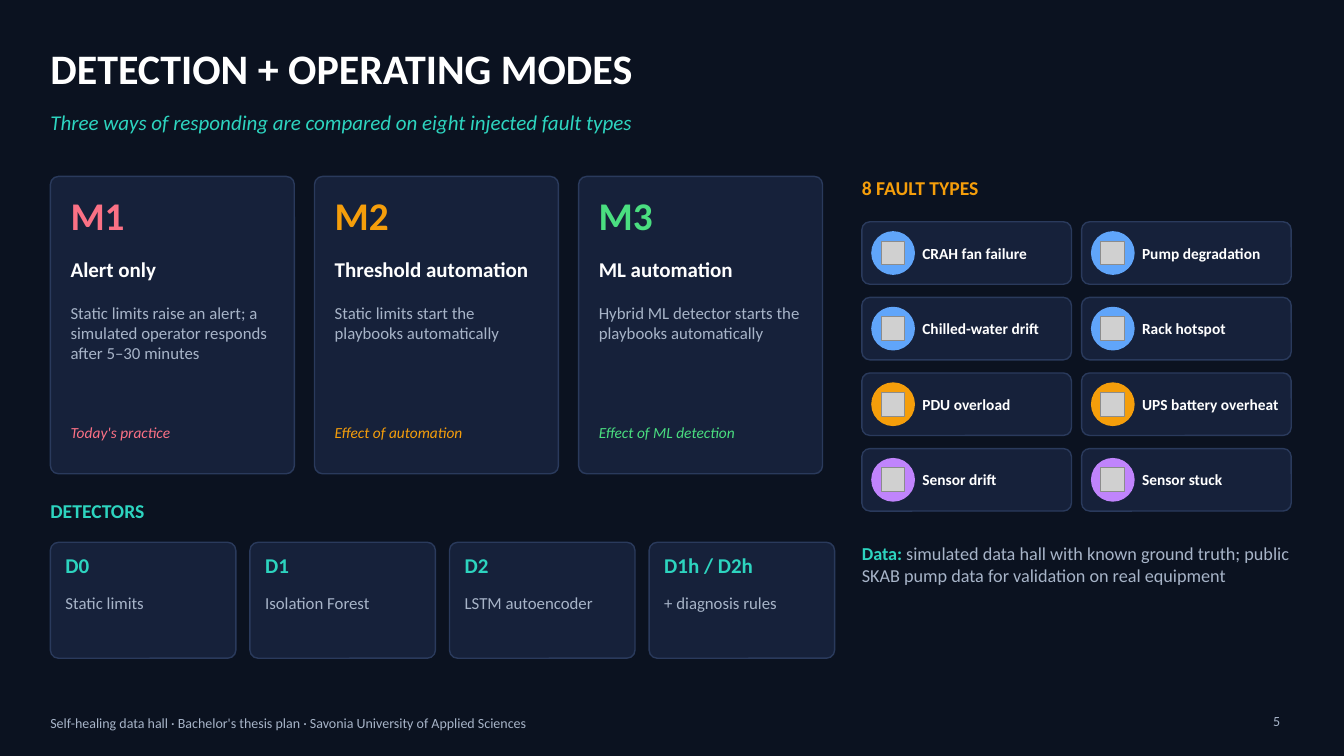
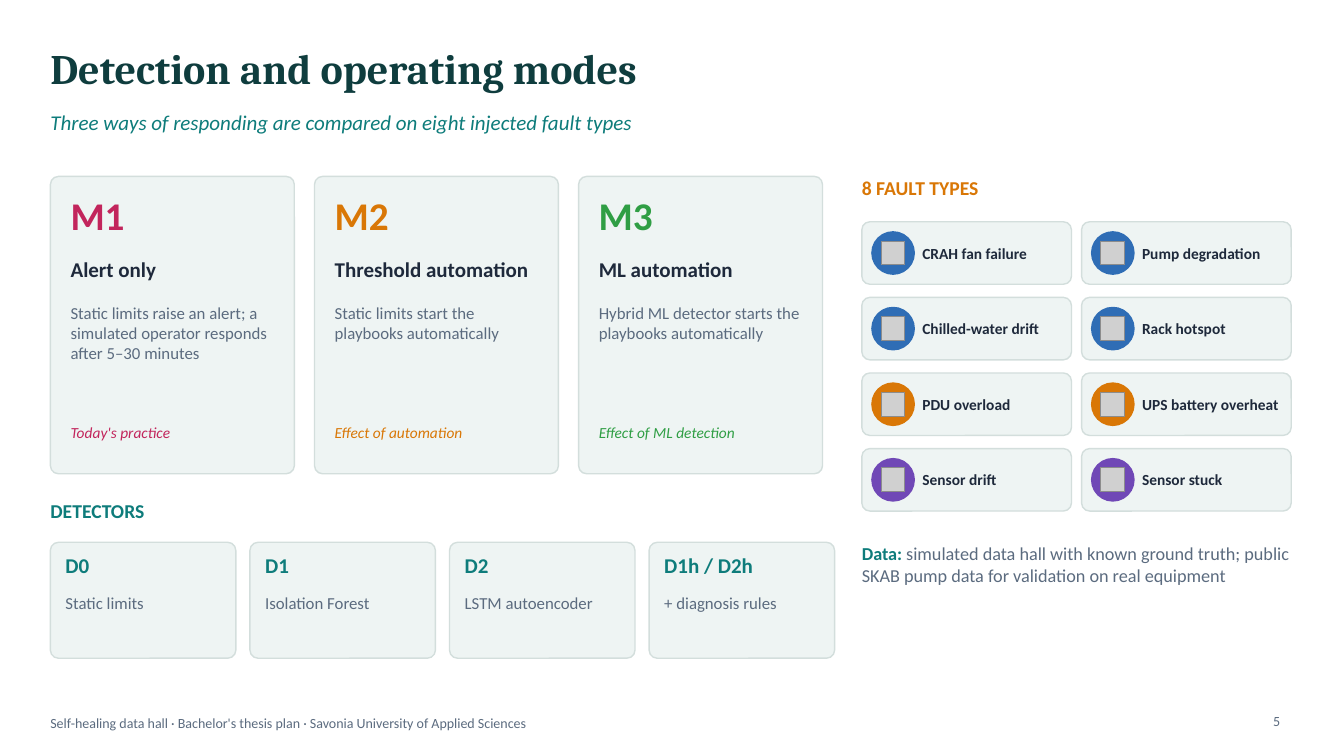
Before and after one commit to mazharulmd/iot-thesis, a slide deck: slide 5 of thesis/plan/project-plan.pptx. Drawn at 1344x756 pixels with LibreOffice and Linux fonts; fonts in the diff are those of the drawing; grey boxes stand for pictures. Boxes give left, top, right and bottom in pixels: in the first picture for what was removed or moved away, otherwise in the second. Text is boxed around its words. In the diff, an @@ line names an element or a change of style, - is before the commit and + after.

```diff
--- a/thesis/plan/project-plan.pptx
+++ b/thesis/plan/project-plan.pptx
@@ background #0B1220 to #FFFFFF @@
@@ title at bbox=[50, 55, 637, 94]: text changed; font Calibri to Cambria; text colour #FFFFFF to #0F3D3E @@
-DETECTION + OPERATING MODES
+Detection and operating modes
@@ text colour #F59E0B to #D97706 in 3 elements at bbox=[335, 204, 389, 230], bbox=[335, 427, 462, 440], bbox=[862, 181, 978, 195] @@
@@ text "M1" at bbox=[71, 204, 125, 230]: text colour #FB7185 to #C2255C @@
@@ text "M3" at bbox=[599, 204, 653, 231]: text colour #4ADE80 to #2F9E44 @@
@@ fill #60A5FA to #2F6DB5; outline #60A5FA 1 pt to #2F6DB5 1 pt in 4 elements at bbox=[872, 232, 914, 274], bbox=[1092, 232, 1134, 274], bbox=[872, 308, 914, 350], bbox=[1092, 308, 1134, 350] @@
@@ ellipse at bbox=[872, 383, 914, 425]: fill #F59E0B to #D97706; outline #F59E0B 1 pt to #D97706 1 pt @@
@@ ellipse at bbox=[1092, 383, 1134, 425]: fill #F59E0B to #D97706; outline #F59E0B 1 pt to #D97706 1 pt @@
@@ text "Today's practice" at bbox=[71, 427, 170, 441]: text colour #FB7185 to #C2255C @@
@@ text "Effect of ML detection" at bbox=[599, 427, 734, 440]: text colour #4ADE80 to #2F9E44 @@
@@ fill #16213A to #EEF4F3; outline #2A3A5C 1 pt to #D3DEDC 1 pt in 15 elements at bbox=[50, 176, 294, 474], bbox=[315, 176, 559, 474], bbox=[579, 176, 823, 474], bbox=[50, 542, 236, 658], bbox=[250, 542, 436, 658], bbox=[450, 542, 635, 658], bbox=[649, 542, 835, 658], bbox=[862, 222, 1072, 284], bbox=[1082, 222, 1292, 284], bbox=[862, 297, 1072, 360], bbox=[1082, 297, 1292, 360], bbox=[862, 373, 1072, 436], bbox=[1082, 373, 1292, 436], bbox=[862, 449, 1072, 511], bbox=[1082, 449, 1292, 511] @@
@@ ellipse at bbox=[872, 459, 914, 501]: fill #C084FC to #7048B6; outline #C084FC 1 pt to #7048B6 1 pt @@
@@ ellipse at bbox=[1092, 459, 1134, 501]: fill #C084FC to #7048B6; outline #C084FC 1 pt to #7048B6 1 pt @@
@@ text colour #FFFFFF to #1E293B in 11 elements at bbox=[71, 262, 156, 281], bbox=[335, 262, 528, 277], bbox=[599, 262, 733, 277], bbox=[922, 248, 1027, 259], bbox=[1142, 248, 1260, 262], bbox=[922, 323, 1039, 334], bbox=[1142, 323, 1226, 337], bbox=[922, 399, 1011, 410], bbox=[1142, 399, 1279, 413], bbox=[922, 474, 996, 485], bbox=[1142, 474, 1222, 485] @@
@@ text colour #2DD4BF to #0E7C7B in 6 elements at bbox=[50, 115, 631, 134], bbox=[50, 505, 144, 518], bbox=[65, 559, 89, 573], bbox=[265, 559, 289, 573], bbox=[465, 559, 489, 573], bbox=[664, 558, 753, 573] @@
@@ text "Data: simulated data hall with ..." at bbox=[862, 547, 1289, 585]: text colour #2DD4BF to #0E7C7B in "Data:"; text colour #A7B4C8 to #5B6B7F @@
@@ text colour #A7B4C8 to #5B6B7F in 9 elements at bbox=[71, 307, 267, 359], bbox=[335, 307, 499, 342], bbox=[599, 307, 800, 342], bbox=[65, 597, 144, 609], bbox=[265, 597, 369, 609], bbox=[465, 597, 593, 609], bbox=[676, 597, 776, 612], bbox=[1273, 717, 1280, 726], bbox=[50, 718, 526, 731] @@
```
Also in this commit, not shown: 6 other slides changed, 1 other file.
